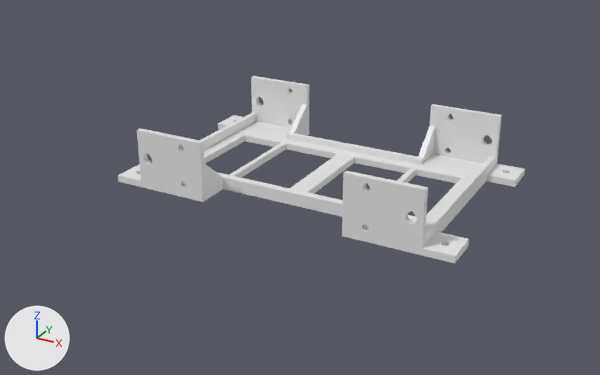
One commit to the Blender file ruminative-panda-prints/Overview - Modular.blend: the scene before it, then after it.
The view is the same before and after, from a camera (50 mm lens) standing at (0.183, -0.357, 0.17) and looking at (-0.007, -0.013, -0.002). The axes (+X, +Y, +Z) are drawn at lower left. The lights are the same throughout.

The scene before the commit, as lines of its bpy script (objects in view):
```python
me_cube = bpy.data.meshes.new('Cube')
me_cube.from_pydata(...)  # 118 vertices, 107 faces; spans x -0.0909..0.0, y -0.055..0.0, z 0.0..0.0308
me_cube_005 = bpy.data.meshes.new('Cube.005')
me_cube_005.from_pydata(...)  # 123 vertices, 99 faces; spans x -0.0629..0.0256, y -0.0501..0.0103, z -0.0402..0.0308
me_cube_009 = bpy.data.meshes.new('Cube.009')
me_cube_009.from_pydata(...)  # 42 vertices, 35 faces; spans x -0.0909..0.0, y -0.055..0.0, z 0.0038..0.0337
ob_hole__wheels = bpy.data.objects.new('Hole: Wheels', me_cube_005)
ob_hole__wheels.location = (0.0428, -0.0531, 0.0115)
ob_hole__wheels.rotation_euler = (0.0, 3.142, 0.0)  # degrees (0, 180, 0)
_m = ob_hole__wheels.modifiers.new('Mirror', 'MIRROR')
_m.mirror_object = ob_wheel_anchor
_m = ob_hole__wheels.modifiers.new('Mirror.001', 'MIRROR')
_m.use_axis = (False, True, False)
_m.mirror_object = ob_wheel_anchor
ob_hole__wheels.hide_set(True)
ob_module__top_cover = bpy.data.objects.new('Module: Top Cover', me_cube_009)
ob_module__top_cover.location = (0.0, 0.0, 0.0)
_m = ob_module__top_cover.modifiers.new('Mirror', 'MIRROR')
_m.use_axis = (True, True, False)
_m.use_clip = True
ob_module__top_cover.hide_set(True)
ob_module__wheel_mounts = bpy.data.objects.new('Module: Wheel Mounts', me_cube)
ob_module__wheel_mounts.location = (0.0, 0.0, 0.0)
_m = ob_module__wheel_mounts.modifiers.new('Mirror', 'MIRROR')
_m.use_axis = (True, True, False)
_m.use_clip = True
_m = ob_module__wheel_mounts.modifiers.new('Boolean', 'BOOLEAN')
_m.object = ob_hole__wheels
_m.solver = 'FLOAT'
_m = ob_module__wheel_mounts.modifiers.new('Boolean.001', 'BOOLEAN')
_m.object = ob_hole__module_screw_1
_m.solver = 'FLOAT'
_m = ob_module__wheel_mounts.modifiers.new('Triangulate', 'TRIANGULATE')
```
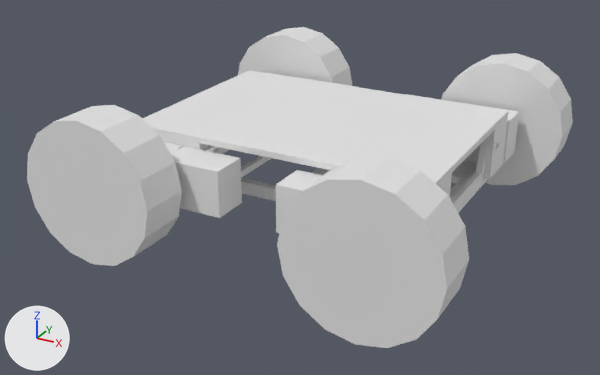
The change, as a list of edits to the scene's bpy script:
```text
Change me_cube_005:
    where me_cube_005.from_pydata(...)  # 123 vertices, 99 faces; spans x -0.0629..0.0256, y -0.0501..0.0103, z -0.0402..0.0308
    used by ob_hole__wheels; location = (0.0428, -0.0531, 0.0115); rotation_euler = (0.0, 3.142, 0.0), in degrees (0, 180, 0)
    me_cube_005 part 1: the loose piece of 40 vertices spanning x -0.0394..0.0256, y -0.0211..-0.0021, z -0.0162..0.0068 is moved by (0.0022, 0.0, 0.0)
    me_cube_005 part 2: the loose piece of 32 vertices spanning x -0.0629..0.0081, y -0.0501..-0.0251, z -0.0402..0.0308 is moved by (0.0022, 0.0, 0.0)
    me_cube_005 part 3: the loose piece of 17 vertices spanning x -0.0081..-0.0048, y -0.0079..0.009, z 0.0025..0.0065 is moved by (0.0022, 0.0, 0.0)
    me_cube_005 part 4: the loose piece of 17 vertices spanning x -0.0083..-0.0046, y -0.0071..0.0083, z -0.0171..-0.0126 is moved by (0.0022, 0.0, 0.0)
    me_cube_005 part 5: all 2 vertices in x -0.0274, y -0.0091..0.0103, z -0.0084 are moved by (0.0022, 0.0, -0.0011)
    me_cube_005 part 6: all 8 vertices in x -0.0301..-0.0247, y 0.0103, z -0.0061..-0.002 are moved by (0.0022, 0.0, 0.0)
    me_cube_005 part 7: all 7 vertices in x -0.0301..-0.0247, y -0.0091, z -0.0061..-0.002 are moved by (0.0022, 0.0, 0.0)
Change me_cube:
    used by ob_module__wheel_mounts; location = (0.0, 0.0, 0.0)
    remove me_cube.from_pydata(...)  # 118 vertices, 107 faces; spans x -0.0909..0.0, y -0.055..0.0, z 0.0..0.0308
    add me_cube.from_pydata(...)  # 118 vertices, 107 faces; spans x -0.0758..0.0, y -0.055..0.0, z 0.0..0.0308
    me_cube part 8
    6 vertices are removed from x -0.0909, y -0.055..-0.037, z 0.0..0.0035
    12 faces are deleted
    6 vertices are added at (-0.0758, -0.0336, 0.0308), (-0.0758, -0.0459, 0.0308), (-0.0758, -0.0398, 0.0308), (-0.0728, -0.0336, 0.0308), (-0.0728, -0.0398, 0.0308), (-0.0728, -0.0459, 0.0308)
    12 new faces join them
Change ob_hole__wheels:
    remove ob_hole__wheels.hide_set(True)
Change ob_module__top_cover:
    remove ob_module__top_cover.hide_set(True)
```

Pixel boxes (x1, y1, x2, y2) of what changed, in the pictures (600 x 375 px; the box of a moved part takes in the faces that stretch with it):
'Hole: Wheels', shown
    after: (27, 27, 573, 348)
'Module: Wheel Mounts', reshaped
    before: (118, 76, 525, 263)
    after: (160, 135, 488, 213)
'Module: Top Cover', shown
    after: (142, 70, 508, 197)
part 1 of me_cube_005, moved or reshaped (not visible before)
    after: (164, 72, 519, 233)
part 2 of me_cube_005, moved or reshaped (not visible before)
    after: (27, 27, 573, 348)
part 3 of me_cube_005, moved or reshaped (not visible afterwards)
    before: (181, 119, 450, 231)
part 4 of me_cube_005, moved or reshaped
    before: (178, 88, 453, 192)
    after: (177, 144, 185, 149)
part 6 of me_cube_005, moved or reshaped (not visible before)
    after: (475, 146, 480, 151)
part 7 of me_cube_005, moved or reshaped (not visible afterwards)
    before: (144, 98, 492, 224)
part 8 of me_cube, moved or reshaped
    before: (118, 77, 525, 263)
    after: (476, 137, 488, 181)
